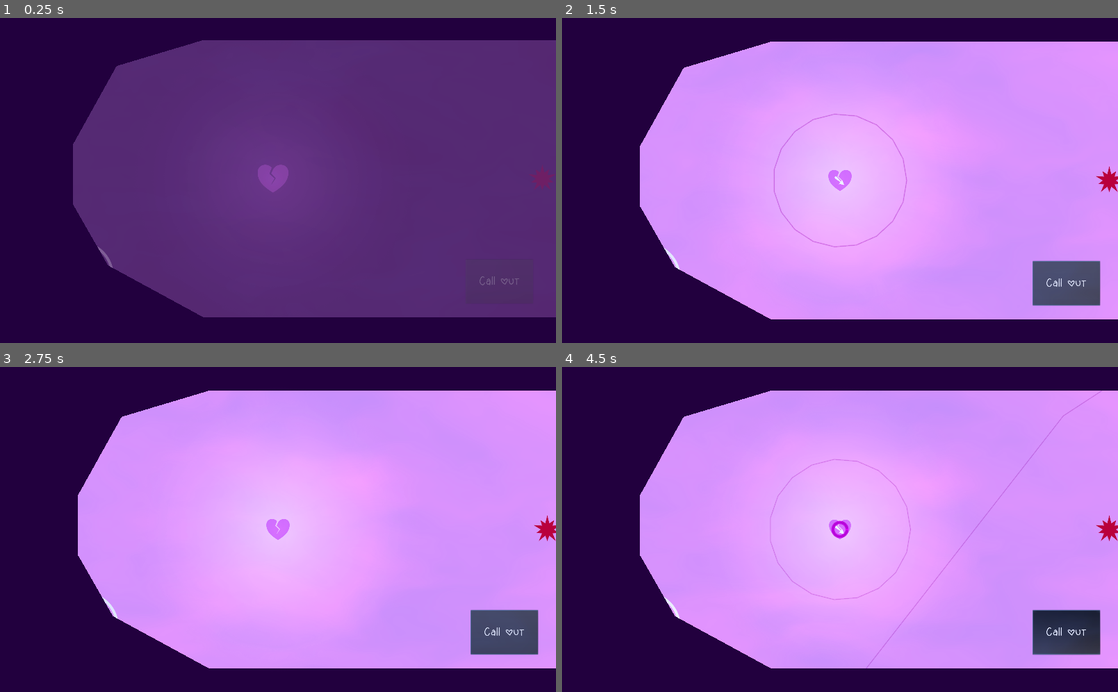
Above: before the commit, frames 1-4 (two rows, left to right).
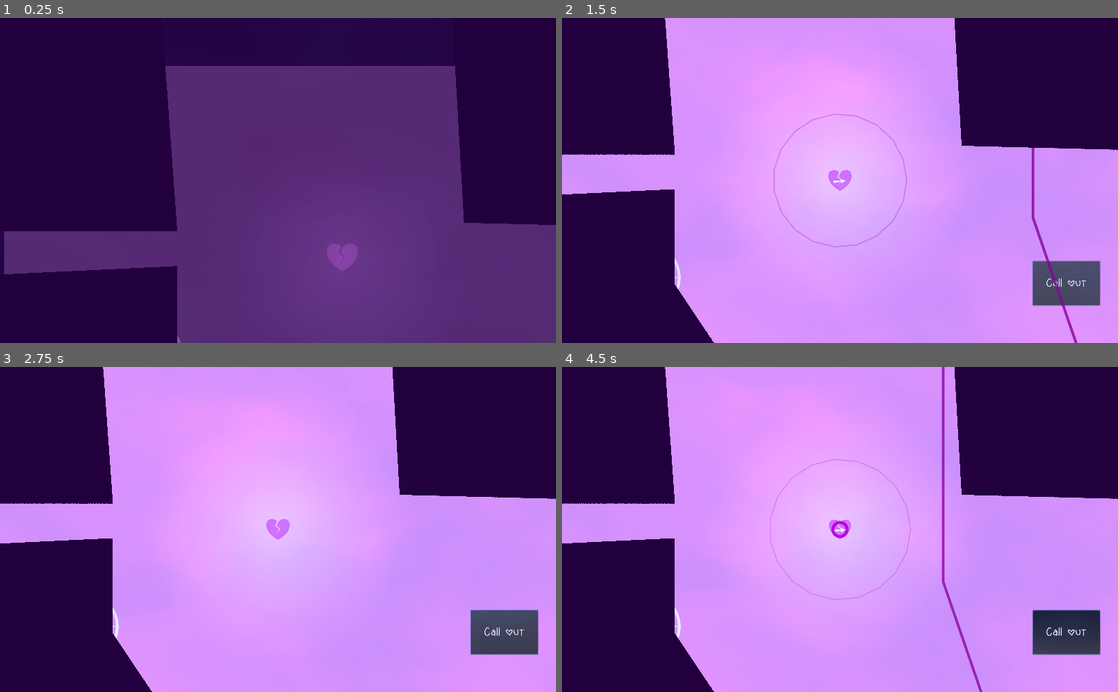
Above: after the commit, the same moments.

Repository: SanderVanhove/meeting-hearts
Game: Godot game, scene res://Screens/Level/Level2.tscn
Same seed, same stepped clock (60 frames per second), same inputs: the game is played once before the commit and once after it. This scene is started directly instead of the project's main scene. Sound files missing from this copy of the repository are replaced by a short silence.
Inputs (mouse positions are in pixels of both pictures, inside the frame that each line leads up to):
- Up to frame 1 (0.25 s): no input
- Up to frame 2 (1.5 s): move the mouse to (962, 164) at 0.52 s; hold Right (ui_right) 0.53-1.25 s; hold Space (call) 0.53-1.25 s; click (962, 164) at 0.67 s; click "Call out" at 1.25 s
- Up to frame 3 (2.75 s): drag from (166, 545) to (278, 529) at 2.02 s
- Up to frame 4 (4.5 s): move the mouse to (895, 458) at 2.77 s; hold Right (ui_right) 2.78-3.5 s; hold Space (call) 2.78-3.5 s; tap Enter at 3.5 s; drag from (812, 594) to (673, 480) at 3.52 s; move the mouse to (1006, 578) at 4.27 s; hold Left (ui_left) from 4.28 s (still down); hold Space (call) from 4.28 s (still down)

The runs differ from the first frame. In frame 1, 31% of the frame differs, in the area x 0-100%, y 6-100%; in frame 2, 25%; in frame 3, 25%; in frame 4, 25%.

Commit message:
Create mine field

Diff:
--- a/src/Screens/Level/Level.gd
+++ b/src/Screens/Level/Level.gd
@@ -16,6 +16,12 @@
 
 
 func _ready() -> void:
+	for spawn in _spawns.get_children():
+		spawn.connect("new_spawn", self, "new_spawn")
+
+		if spawn.is_current:
+			_spawn = spawn
+
 	_smoke.visible = true
 	_player.position = _spawn.position
 	_player.connect("died", self, "player_respawn")
@@ -25,9 +31,6 @@
 
 	_tween.interpolate_property(self, "modulate:a", 0, 1, 1)
 	_tween.start()
-
-	for spawn in _spawns.get_children():
-		spawn.connect("new_spawn", self, "new_spawn")
 
 
 func _on_EndVoiceOver_done() -> void:
--- a/src/Screens/Level/Level2.tscn
+++ b/src/Screens/Level/Level2.tscn
@@ -7,9 +7,10 @@
 [ext_resource path="res://Things/VoiceOver/AudioLines/oh_hey_welcome.wav" type="AudioStream" id=5]
 [ext_resource path="res://Screens/Level/Level2.gd" type="Script" id=6]
 [ext_resource path="res://Things/Spawn/Spawn.tscn" type="PackedScene" id=7]
+[ext_resource path="res://Screens/Level/vector_face.png" type="Texture" id=8]
 
 [sub_resource type="OccluderPolygon2D" id=1]
-polygon = PoolVector2Array( 928, -736, 4448, -736, 5344, 192, 5494.96, 2844.58, 5152, 2880, 5184, 3136, 5510.13, 3111.1, 5568, 4128, 6848, 4160, 6816, -1280, -832, -1280, -832, 4160,  …(146 unchanged characters)…
+polygon = PoolVector2Array( 928, -736, 4448, -736, 5344, 192, 5494.96, 2844.58, 5152, 2880, 5184, 3136, 5510.13, 3111.1, 5568, 4128, 6553.09, 4152.63, 6848, 3808, 6816, -1280, -832, -1280, -832, 4160,  …(146 unchanged characters)…
 
 [sub_resource type="OccluderPolygon2D" id=2]
 polygon = PoolVector2Array( 384, -384, 384, -192, 512, -192, 512, -384 )
@@ -17,17 +18,36 @@
 [sub_resource type="OccluderPolygon2D" id=3]
 polygon = PoolVector2Array( -224, -256, 224, -320, 256, -64, -192, 0 )
 
-[sub_resource type="RectangleShape2D" id=4]
+[sub_resource type="OccluderPolygon2D" id=4]
+polygon = PoolVector2Array( 448, -384, 384, -352, 256, -320, -1600, -288, -1536, -160, -1504, 96, -1600, 352, -1600, 544, -1792, 576, -2368, 640, -2816, 448, -2944, -64, -2784, -384, -2688, -544, -3200, -544, -3200, 1024, 448, 1024 )
+
+[sub_resource type="OccluderPolygon2D" id=8]
+polygon = PoolVector2Array( -544, -1216, -32, -448, 768, -352, 3552, -352, 3776, -704, 3872, -1184, 3872, -1568, 3776, -2016, 3424, -2208, 2784, -2272, 2080, -2208, 1728, -2080, 1728, -2560, 4160, -2464, 4000, -128, -704, -160, -672, -1216 )
+
+[sub_resource type="RectangleShape2D" id=5]
 extents = Vector2( 256, 224 )
 
-[sub_resource type="RectangleShape2D" id=5]
+[sub_resource type="RectangleShape2D" id=6]
 extents = Vector2( 640, 224 )
+
+[sub_resource type="RectangleShape2D" id=7]
+extents = Vector2( 704, 64 )
+
+[sub_resource type="RectangleShape2D" id=9]
+extents = Vector2( 608, 224 )
 
 [node name="Level2" instance=ExtResource( 1 )]
 script = ExtResource( 6 )
 
 [node name="Goal" parent="." index="1"]
-position = Vector2( 6688, 5952 )
+position = Vector2( 7200, 4192 )
+
+[node name="Smoke" parent="." index="2"]
+visible = true
+margin_left = -1600.0
+margin_top = -800.0
+margin_right = 7840.0
+margin_bottom = 5856.0
 
 [node name="Wall" parent="Wals" index="0" instance=ExtResource( 2 )]
 position = Vector2( -1184, 224 )
@@ -45,13 +65,21 @@
 position = Vector2( 3744, 2304 )
 occluder = SubResource( 3 )
 
+[node name="Wall5" parent="Wals" index="4" instance=ExtResource( 2 )]
+position = Vector2( 2880, 4896 )
+occluder = SubResource( 4 )
+
+[node name="Wall6" parent="Wals" index="5" instance=ExtResource( 2 )]
+position = Vector2( 3872, 6080 )
+occluder = SubResource( 8 )
+
 [node name="StartOverVoiceOver" parent="VoiceOvers" index="1" instance=ExtResource( 4 )]
 position = Vector2( 1152, 2048 )
 text = [ "Its ok to start over." ]
 audio_stream = [ ExtResource( 5 ) ]
 
 [node name="CollisionShape2D" type="CollisionShape2D" parent="VoiceOvers/StartOverVoiceOver" index="4"]
-shape = SubResource( 4 )
+shape = SubResource( 5 )
 
 [node name="Enemy" parent="Enemies" index="0" instance=ExtResource( 3 )]
 position = Vector2( 992, 0 )
@@ -65,11 +93,100 @@
 [node name="Enemy4" parent="Enemies" index="3" instance=ExtResource( 3 )]
 position = Vector2( 3808, 3232 )
 
+[node name="Enemy7" parent="Enemies" index="4" instance=ExtResource( 3 )]
+position = Vector2( 2176, 4480 )
+
+[node name="Enemy5" parent="Enemies" index="5" instance=ExtResource( 3 )]
+position = Vector2( 5024, 4512 )
+
+[node name="Enemy6" parent="Enemies" index="6" instance=ExtResource( 3 )]
+position = Vector2( 5024, 4864 )
+
+[node name="Enemy8" parent="Enemies" index="7" instance=ExtResource( 3 )]
+position = Vector2( 5440, 4672 )
+
+[node name="Enemy9" parent="Enemies" index="8" instance=ExtResource( 3 )]
+position = Vector2( 5024, 5248 )
+
+[node name="Enemy10" parent="Enemies" index="9" instance=ExtResource( 3 )]
+position = Vector2( 5024, 5568 )
+
+[node name="Enemy11" parent="Enemies" index="10" instance=ExtResource( 3 )]
+position = Vector2( 5440, 5408 )
+
+[node name="Enemy12" parent="Enemies" index="11" instance=ExtResource( 3 )]
+position = Vector2( 5696, 4224 )
+
+[node name="Enemy13" parent="Enemies" index="12" instance=ExtResource( 3 )]
+position = Vector2( 5824, 4928 )
+
+[node name="Enemy14" parent="Enemies" index="13" instance=ExtResource( 3 )]
+position = Vector2( 5824, 5235 )
+
+[node name="Enemy15" parent="Enemies" index="14" instance=ExtResource( 3 )]
+position = Vector2( 5792, 5664 )
+
+[node name="Enemy16" parent="Enemies" index="15" instance=ExtResource( 3 )]
+position = Vector2( 6720, 4480 )
+
+[node name="Enemy17" parent="Enemies" index="16" instance=ExtResource( 3 )]
+position = Vector2( 6144, 4352 )
+
+[node name="Enemy18" parent="Enemies" index="17" instance=ExtResource( 3 )]
+position = Vector2( 6240, 4768 )
+
+[node name="Enemy19" parent="Enemies" index="18" instance=ExtResource( 3 )]
+position = Vector2( 6112, 3936 )
+
+[node name="Enemy20" parent="Enemies" index="19" instance=ExtResource( 3 )]
+position = Vector2( 6176, 5440 )
+
+[node name="Enemy21" parent="Enemies" index="20" instance=ExtResource( 3 )]
+position = Vector2( 6528, 5664 )
+
+[node name="Enemy22" parent="Enemies" index="21" instance=ExtResource( 3 )]
+position = Vector2( 6912, 5408 )
+
+[node name="Enemy23" parent="Enemies" index="22" instance=ExtResource( 3 )]
+position = Vector2( 7200, 5664 )
+
+[node name="Enemy24" parent="Enemies" index="23" instance=ExtResource( 3 )]
+position = Vector2( 7264, 5152 )
+
+[node name="Enemy25" parent="Enemies" index="24" instance=ExtResource( 3 )]
+position = Vector2( 6528, 5152 )
+
+[node name="Enemy26" parent="Enemies" index="25" instance=ExtResource( 3 )]
+position = Vector2( 6880, 4896 )
+
+[node name="Enemy27" parent="Enemies" index="26" instance=ExtResource( 3 )]
+position = Vector2( 7552, 4864 )
+
+[node name="Enemy28" parent="Enemies" index="27" instance=ExtResource( 3 )]
+position = Vector2( 6496, 4160 )
+
 [node name="Spawn" parent="Spawns" index="0" instance=ExtResource( 7 )]
 position = Vector2( 3520, 736 )
 
 [node name="CollisionShape2D" type="CollisionShape2D" parent="Spawns/Spawn" index="0"]
 position = Vector2( 32, -32 )
-shape = SubResource( 5 )
+shape = SubResource( 6 )
+
+[node name="Spawn2" parent="Spawns" index="1" instance=ExtResource( 7 )]
+position = Vector2( 3712, 2688 )
+
+[node name="CollisionShape2D" type="CollisionShape2D" parent="Spawns/Spawn2" index="0"]
+shape = SubResource( 7 )
+
+[node name="Spawn3" parent="Spawns" index="2" instance=ExtResource( 7 )]
+position = Vector2( 3936, 4480 )
+is_current = true
+
+[node name="CollisionShape2D" type="CollisionShape2D" parent="Spawns/Spawn3" index="0"]
+shape = SubResource( 9 )
+
+[node name="vector_face" type="Sprite" parent="." index="10"]
+position = Vector2( 640, 4928 )
+texture = ExtResource( 8 )
 
 [editable path="VoiceOvers/EndVoiceOver"]
--- a/src/Things/Player/Player.gd
+++ b/src/Things/Player/Player.gd
@@ -4,7 +4,7 @@
 signal died
 signal reset
 
-const ACCELERATION: float = 2500.0
+const ACCELERATION: float = 3000.0
 const MAX_SPEED: float = 1000.0
 
 const hit_noises: Array = [
--- a/src/Things/Spawn/Spawn.gd
+++ b/src/Things/Spawn/Spawn.gd
@@ -2,6 +2,8 @@
 
 signal new_spawn(spawn)
 
+export var is_current: bool = false
+
 
 func _on_Spawn_body_entered(body: Node) -> void:
 	emit_signal("new_spawn", self)
Not shown: 1 places in src/Screens/Level/Level2.tscn that only renumber resources
Binary file added: src/Screens/Level/vector_face.png
Not shown, added: src/Screens/Level/vector_face.png.import
